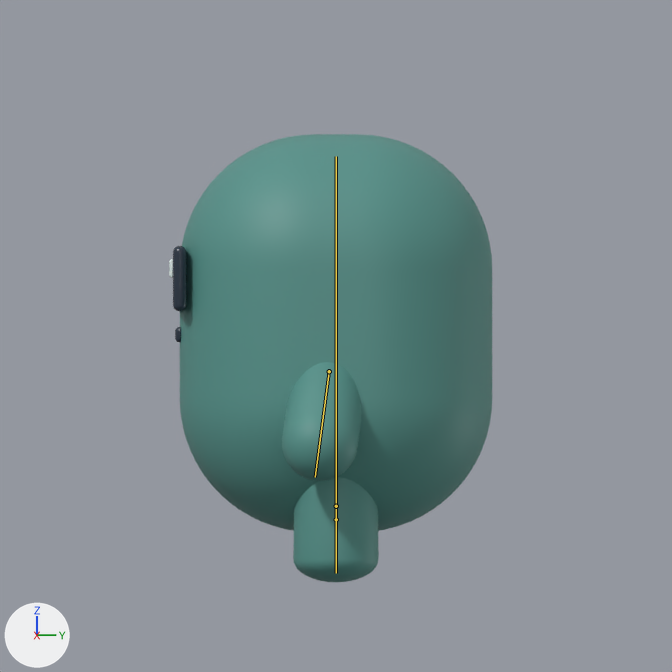
Renders of the Blender file art/3d/grub_clean.blend from each side of a commit.
Camera for both pictures: the file's camera 'Cam'. Arrows for +X, +Y and +Z are at lower left; the lights stay in place. The older version comes first. The bones that bend it are drawn over the model as lines.

In view in the first picture: 'Grub'.
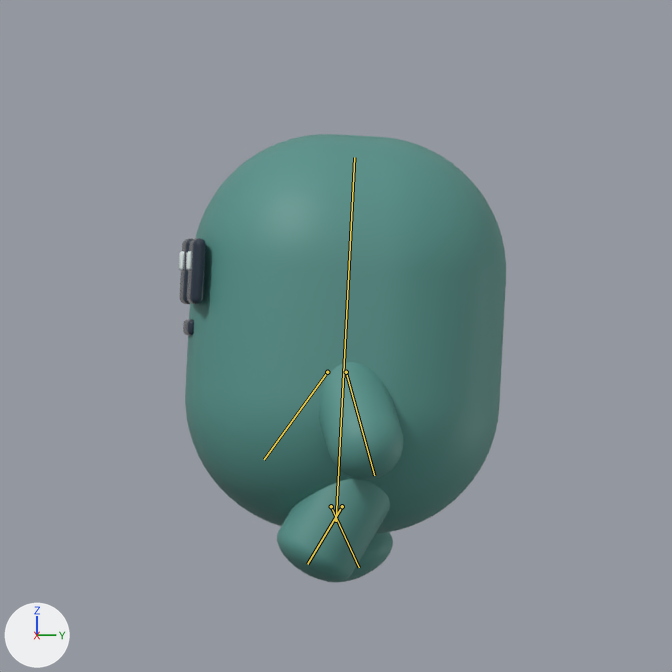
The newer file adds an action. The first version stands in its rest pose; the second is drawn at frame 1 of the action 'Walk'.

What differs and where, as boxes (x1, y1, x2, y2) in the pictures (672 x 672 px):
'Grub', posed: before (169, 134, 492, 582); after (179, 134, 506, 582)
bone 'body', root to tip: before (336, 519) to (336, 156); after (336, 520) to (354, 157)
bone 'arm.L', root to tip: before (329, 371) to (315, 477); after (346, 372) to (374, 475)
bone 'arm.R', root to tip: before (329, 371) to (315, 477); after (327, 372) to (264, 459)
bone 'leg.L', root to tip: before (336, 506) to (336, 573); after (342, 506) to (307, 564)
bone 'leg.R', root to tip: before (336, 506) to (336, 573); after (331, 506) to (359, 567)

Edits to the bpy script that builds the scene:
```text
Change bone_body:
    where bone_body = bpy.data.objects['GrubRig'].pose.bones['body']  # child of 'root'
    bone_body.rotation_quaternion: (1.0, 0.0, 0.0, 0.0) -> (0.999, -0.026, 0.035, 0.001)  # degrees (0, 0, 0) -> degrees (-3, 4, 0)
Change bone_arm_l:
    where bone_arm_l = bpy.data.objects['GrubRig'].pose.bones['arm.L']  # child of 'body'
    bone_arm_l.rotation_quaternion: (1.0, 0.0, 0.0, 0.0) -> (0.978, 0.165, 0.088, 0.09)  # degrees (0, 0, 0) -> degrees (20, 8, 12)
Change bone_arm_r:
    where bone_arm_r = bpy.data.objects['GrubRig'].pose.bones['arm.R']  # child of 'body'
    bone_arm_r.rotation_quaternion: (1.0, 0.0, 0.0, 0.0) -> (0.978, -0.165, 0.088, 0.09)  # degrees (0, 0, 0) -> degrees (-18, 12, 9)
Change bone_leg_l:
    where bone_leg_l = bpy.data.objects['GrubRig'].pose.bones['leg.L']  # child of 'body'
    bone_leg_l.rotation_quaternion: (1.0, 0.0, 0.0, 0.0) -> (0.97, -0.242, 0.0, 0.0)  # degrees (0, 0, 0) -> degrees (-28, 0, 0)
Change bone_leg_r:
    where bone_leg_r = bpy.data.objects['GrubRig'].pose.bones['leg.R']  # child of 'body'
    bone_leg_r.rotation_quaternion: (1.0, 0.0, 0.0, 0.0) -> (0.97, 0.242, 0.0, 0.0)  # degrees (0, 0, 0) -> degrees (28, 0, 0)
```
